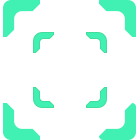
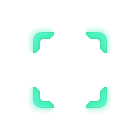
Comparing the layer stacks of the two (140, 140) images. Changes:
added group "Group 1" with 7 layers above "br" over [27, 26, 113, 114]
added layer "selector" (1st of 3, in "Group 1") (addition, 44%) in group "Group 1" over [27, 26, 113, 114]
moved "selector" (2nd of 3, in "Group 1") into group "Group 1" over [33, 32, 107, 108]
added layer "selector" (3rd of 3, in "Group 1") (43%) in group "Group 1" over [27, 26, 113, 114]
hid "br" (2nd of 2) over [99, 103, 136, 140]
hid "bl" (2nd of 2) over [3, 103, 40, 140]
hid "tr" (2nd of 2) over [99, 0, 136, 37]
hid "tl" (2nd of 2) over [3, 0, 40, 37]
